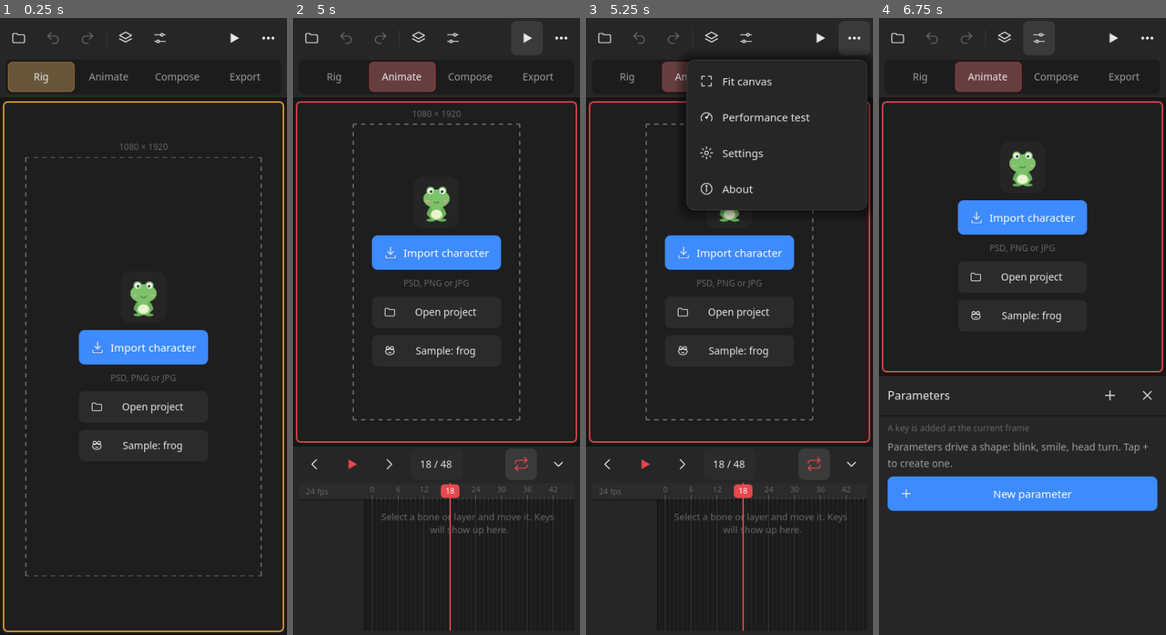
Above: before the commit, frames 1-4 (left to right).
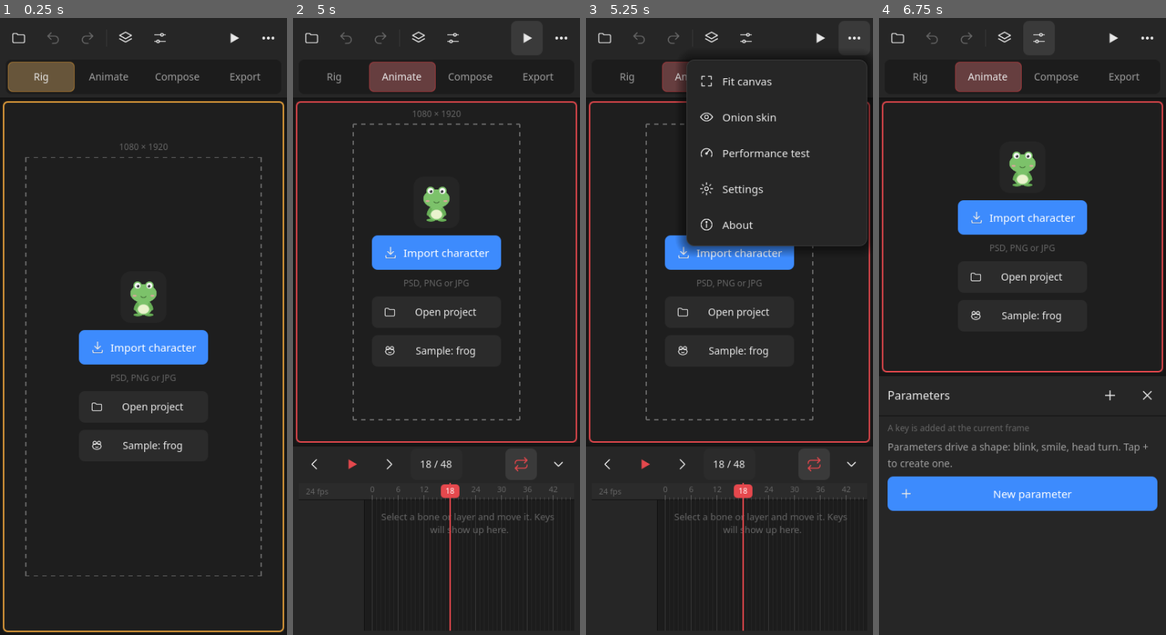
Above: after the commit, the same moments.

Repository: Anast00TT/Rigbit
Game: Godot game, scene res://ui/main.tscn
Two runs of this game, one before a commit and one after it. Both use one fixed random seed, a clock stepped at 60 frames per second and the inputs below.
Inputs (mouse positions are in pixels of both pictures, inside the frame that each line leads up to):
- Up to frame 1 (0.25 s): no input
- Up to frame 2 (5 s): click "Rig" at 0.5 s; click "Animate" at 1.25 s; click "Compose" at 2 s; click "Export" at 2.75 s; click (528, 36) at 3.5 s; click (528, 36) at 4.25 s
- Up to frame 3 (5.25 s): click (855, 36) at 5 s
- Up to frame 4 (6.75 s): click (1005, 36) at 5.75 s; click (1039, 36) at 6.5 s

Frames 1-2 are identical in both runs. In frame 3, 2.3% of the frame differs, in the area x 31-100%, y 15-39%; in frame 4, nothing differs.

Commit message:
Онион скин и меню по ширине текста
Онион скин в Анимации (меню «⋯»: выкл / ±1 / ±2 / ±3, хранится в
настройках): призраки соседних кадров плоским цветом по силуэту, прошлые
красноватые, будущие голубые, дальние прозрачнее; в цикле берутся кадры
с другого конца. Рисуются между фоном холста и слоями, пересчитываются
только при смене кадра или правке, при проигрывании скрыты.
Ядро: RbOnion (кадры и цвета), RbEvaluator.pose_at (кадр без следа в
документе), RbAnimation.capture/restore (вынесено из экспорта).
Меню теперь расширяются под самый длинный пункт вместо многоточия
(«Тест производительности» обрезался). Отладка: --onion=N.

Co-Authored-By: Claude Opus 5.5 <noreply@anthropic.com>
Claude-Session: https://claude.ai/code/session_01Q5XxLHAeosfnoV5qB2AkHw

Diff:
--- a/rigbit/app/settings.gd
+++ b/rigbit/app/settings.gd
@@ -8,6 +8,7 @@
 var theme := "dark"
 var hints := true
 var vibration := true
+var onion := 0  # онион скин: призраков в каждую сторону, 0 = выключен
 var last_project := ""
 var dismissed_hints: Array = []
 
@@ -22,6 +23,7 @@
 	theme = cfg.get_value("app", "theme", theme)
 	hints = cfg.get_value("app", "hints", hints)
 	vibration = cfg.get_value("app", "vibration", vibration)
+	onion = cfg.get_value("app", "onion", onion)
 	last_project = cfg.get_value("app", "last_project", last_project)
 	dismissed_hints = cfg.get_value("app", "dismissed_hints", [])
 
@@ -32,6 +34,7 @@
 	cfg.set_value("app", "theme", theme)
 	cfg.set_value("app", "hints", hints)
 	cfg.set_value("app", "vibration", vibration)
+	cfg.set_value("app", "onion", onion)
 	cfg.set_value("app", "last_project", last_project)
 	cfg.set_value("app", "dismissed_hints", dismissed_hints)
 	cfg.save(PATH)
--- a/rigbit/core/anim/animation.gd
+++ b/rigbit/core/anim/animation.gd
@@ -132,6 +132,56 @@
 				pin[String(p[2])] = v
 
 
+## Текущие значения свойств, которые apply_frame перезапишет: [[track, value], ...].
+## Чтобы вычислить другой кадр (экспорт, онион скин) и вернуть всё как было.
+func capture(doc: RbDocument) -> Array:
+	var out: Array = []
+	for key in tracks:
+		var p := parse(key)
+		match p[0]:
+			"bone":
+				var b := doc.rig.get_bone(p[1])
+				if b:
+					out.append([key, b.get_prop(p[2])])
+			"layer":
+				var l := doc.get_layer(p[1])
+				if l:
+					out.append([key, l.get_prop(p[2])])
+			"param":
+				var prm := doc.params.get_param(p[1])
+				if prm:
+					out.append([key, prm.value])
+			"pin":
+				var pin := doc.rig.find_pin(p[1])
+				if not pin.is_empty():
+					out.append([key, pin.get(String(p[2]))])
+	return out
+
+
+static func restore(doc: RbDocument, snap: Array) -> void:
+	for e in snap:
+		var key: String = e[0]
+		var v: Variant = e[1]
+		var p := parse(key)
+		match p[0]:
+			"bone":
+				var b := doc.rig.get_bone(p[1])
+				if b:
+					b.set_prop(p[2], v)
+			"layer":
+				var l := doc.get_layer(p[1])
+				if l:
+					l.set_prop(p[2], v)
+			"param":
+				var prm := doc.params.get_param(p[1])
+				if prm:
+					prm.value = float(v)
+			"pin":
+				var pin := doc.rig.find_pin(p[1])
+				if not pin.is_empty():
+					pin[String(p[2])] = v
+
+
 func has_tracks_for(kind: String, id: int) -> bool:
 	var prefix := "%s:%d:" % [kind, id]
 	for key in tracks:
--- /dev/null
+++ b/rigbit/core/anim/onion.gd
@@ -0,0 +1,38 @@
+class_name RbOnion
+extends RefCounted
+## Онион скин: какие кадры показать призраками и каким цветом. Отрисовка в render/onion_renderer.gd.
+## Прошлые кадры красноватые, будущие голубые (как в Moho), чем дальше от текущего, тем прозрачнее.
+## Призраки без эффектов композинга, только силуэт слоя плоским цветом.
+
+const MAX_N := 3
+const BEFORE := Color("#FF5A5F")
+const AFTER := Color("#3E9BFF")
+const ALPHA := 0.38  # ближайший призрак
+
+
+## Кадры призраков вокруг current: [[кадр, смещение]], смещение < 0 = прошлое. По n в каждую сторону.
+## loop: за краем диапазона берётся кадр с другого конца (зацикленная анимация). Текущий кадр
+## и повторы отбрасываются, ближние идут последними (рисуются поверх дальних).
+static func ghost_frames(current: int, count: int, n: int, loop := false) -> Array:
+	var out: Array = []
+	if count < 2 or n <= 0:
+		return out
+	var seen := {current: true}
+	for d in range(mini(n, MAX_N), 0, -1):
+		for s in [-1, 1]:
+			var f: int = current + d * s
+			if loop:
+				f = posmod(f, count)
+			elif f < 0 or f >= count:
+				continue
+			if seen.has(f):
+				continue
+			seen[f] = true
+			out.append([f, d * s])
+	return out
+
+
+static func tint(offset: int, n: int) -> Color:
+	var c := BEFORE if offset < 0 else AFTER
+	var k := 1.0 - float(absi(offset) - 1) / float(maxi(mini(n, MAX_N), 1))
+	return Color(c.r, c.g, c.b, ALPHA * k)
--- a/rigbit/core/evaluator.gd
+++ b/rigbit/core/evaluator.gd
@@ -103,6 +103,19 @@
 	return pose
 
 
+## Поза на другом кадре без следа в документе: значения дорожек и текущий кадр возвращаются как были.
+## Для экспорта и онион скина (у каждого свой вычислитель, чтобы не мешать кешам вьюпорта).
+func pose_at(doc: RbDocument, frame: int) -> Pose:
+	var snap := doc.anim.capture(doc)
+	var old_frame := doc.current_frame
+	doc.current_frame = frame
+	doc.anim.apply_frame(doc, frame)
+	var pose := evaluate(doc, frame, true)
+	RbAnimation.restore(doc, snap)
+	doc.current_frame = old_frame
+	return pose
+
+
 var _arap_cache := {}  # layer id -> [подпись, RbArap]
 var dynamics := RbDynamics.new()
 var _watched: RbDocument
--- a/rigbit/locale/strings.csv
+++ b/rigbit/locale/strings.csv
@@ -254,3 +254,7 @@
 FX_BRIGHT,Яркость,Brightness
 FX_CONTRAST,Контраст,Contrast
 HINT_FX,Выбери слой и включи эффект. Стрелку света тяни на холсте.,Pick a layer and turn an effect on. Drag the light arrow on the canvas.
+MENU_ONION,Онион скин,Onion skin
+MENU_ONION_ON,Онион скин: ±%d,Onion skin: ±%d
+ONION_OFF,Выключен,Off
+ONION_N,Призраки: ±%d,Ghosts: ±%d
--- a/rigbit/render/frame_renderer.gd
+++ b/rigbit/render/frame_renderer.gd
@@ -72,13 +72,7 @@
 		push_error("RbFrameRenderer: сначала setup()")
 		return null
 	_take_low_proc()
-	var snap := _snapshot()
-	var old_frame := doc.current_frame
-	doc.current_frame = frame
-	doc.anim.apply_frame(doc, frame)
-	var pose := _eval.evaluate(doc, frame, true)
-	_restore(snap)
-	doc.current_frame = old_frame
+	var pose := _eval.pose_at(doc, frame)
 	_ren.sync(doc, pose)
 	_vp.render_target_update_mode = SubViewport.UPDATE_ONCE
 	await RenderingServer.frame_post_draw
@@ -135,53 +129,3 @@
 		_saved_low_proc = OS.low_processor_usage_mode
 		_low_proc_taken = true
 	OS.low_processor_usage_mode = false  # иначе frame_post_draw может не прийти
-
-
-## Значения дорожек, которые apply_frame перезапишет: вернём их после вычисления,
-## чтобы экспорт не менял то, что видит пользователь (в т.ч. в режиме Риг).
-func _snapshot() -> Array:
-	var out: Array = []
-	for key in doc.anim.tracks:
-		var p := RbAnimation.parse(key)
-		match p[0]:
-			"bone":
-				var b := doc.rig.get_bone(p[1])
-				if b:
-					out.append([key, b.get_prop(p[2])])
-			"layer":
-				var l := doc.get_layer(p[1])
-				if l:
-					out.append([key, l.get_prop(p[2])])
-			"param":
-				var prm := doc.params.get_param(p[1])
-				if prm:
-					out.append([key, prm.value])
-			"pin":
-				var pin := doc.rig.find_pin(p[1])
-				if not pin.is_empty():
-					out.append([key, pin.get(String(p[2]))])
-	return out
-
-
-func _restore(snap: Array) -> void:
-	for e in snap:
-		var key: String = e[0]
-		var v: Variant = e[1]
-		var p := RbAnimation.parse(key)
-		match p[0]:
-			"bone":
-				var b := doc.rig.get_bone(p[1])
-				if b:
-					b.set_prop(p[2], v)
-			"layer":
-				var l := doc.get_layer(p[1])
-				if l:
-					l.set_prop(p[2], v)
-			"param":
-				var prm := doc.params.get_param(p[1])
-				if prm:
-					prm.value = float(v)
-			"pin":
-				var pin := doc.rig.find_pin(p[1])
-				if not pin.is_empty():
-					pin[String(p[2])] = v
--- /dev/null
+++ b/rigbit/render/onion.gdshader
@@ -0,0 +1,7 @@
+shader_type canvas_item;
+// Призрак онион скина: силуэт слоя плоским цветом, альфа = альфа текстуры * tint.a.
+uniform vec4 tint : source_color = vec4(1.0, 0.35, 0.37, 0.38);
+
+void fragment() {
+	COLOR = vec4(tint.rgb, texture(TEXTURE, UV).a * tint.a);
+}
--- /dev/null
+++ b/rigbit/render/onion_renderer.gd
@@ -0,0 +1,62 @@
+class_name RbOnionRenderer
+extends Node2D
+## Призраки онион скина. Узел живёт внутри RbRenderer первым ребёнком: рисуется поверх фона холста,
+## но под слоями текущего кадра. Меши берутся из поз соседних кадров (RbEvaluator.pose_at),
+## текстуры общие с основным рендерером, цвет и прозрачность из RbOnion.tint.
+
+const SHADER := preload("res://render/onion.gdshader")
+
+var _pool: Array[MeshInstance2D] = []
+var _sig: Array[int] = []
+var _mats := {}  # цвет html -> ShaderMaterial
+
+
+## ghosts: [[RbEvaluator.Pose, Color]], дальние первыми. textures: Callable(image_id) -> Texture2D.
+func show_ghosts(doc: RbDocument, ghosts: Array, textures: Callable) -> void:
+	var used := 0
+	for g in ghosts:
+		var pose: RbEvaluator.Pose = g[0]
+		var col: Color = g[1]
+		for id in pose.order:
+			var lp: RbEvaluator.LayerPose = pose.layers[id]
+			var l := doc.get_layer(id)
+			if l == null or not lp.visible or lp.opacity <= 0.01 or lp.vertices.is_empty():
+				continue
+			var n := _slot(used)
+			var sig := hash(lp.vertices) ^ hash(l.mesh_indices)
+			if _sig[used] != sig:
+				n.mesh = RbRenderer.build_mesh(lp.vertices, l.mesh_uvs, l.mesh_indices)
+				_sig[used] = sig
+			n.texture = textures.call(l.image_id)
+			n.transform = lp.world
+			n.material = _mat(Color(col.r, col.g, col.b, col.a * lp.opacity))
+			n.visible = true
+			used += 1
+	for i in range(used, _pool.size()):
+		_pool[i].visible = false
+
+
+func clear() -> void:
+	for n in _pool:
+		n.visible = false
+
+
+func _slot(i: int) -> MeshInstance2D:
+	while _pool.size() <= i:
+		var n := MeshInstance2D.new()
+		n.texture_filter = CanvasItem.TEXTURE_FILTER_LINEAR_WITH_MIPMAPS
+		add_child(n)
+		_pool.append(n)
+		_sig.append(-1)
+	return _pool[i]
+
+
+func _mat(c: Color) -> ShaderMaterial:
+	var key := c.to_html(true)
+	var m: ShaderMaterial = _mats.get(key)
+	if m == null:
+		m = ShaderMaterial.new()
+		m.shader = SHADER
+		m.set_shader_parameter("tint", c)
+		_mats[key] = m
+	return m
--- a/rigbit/render/renderer.gd
+++ b/rigbit/render/renderer.gd
@@ -8,12 +8,30 @@
 var _mesh_sig := {}  # layer id -> хеш вершин
 var _tex := {}  # image_id -> [Image, ImageTexture]
 var _blend_mats := {}
+## Призраки онион скина (только вьюпорт редактора): первым ребёнком, между фоном холста и слоями.
+var onion: RbOnionRenderer
+
+
+func enable_onion() -> RbOnionRenderer:
+	if onion == null:
+		onion = RbOnionRenderer.new()
+		add_child(onion)
+		move_child(onion, 0)
+	return onion
+
+
+func texture_for(image_id: String) -> Texture2D:
+	return _texture_for(image_id)
 
 
 func sync(d: RbDocument, pose: RbEvaluator.Pose) -> void:
 	doc = d
 	queue_redraw()
 	var alive := {}
+	var base := 0
+	if onion:
+		move_child(onion, 0)
+		base = 1
 	for i in pose.order.size():
 		var id: int = pose.order[i]
 		var l := doc.get_layer(id)
@@ -27,13 +45,13 @@
 		n.texture = _texture_for(l.image_id)
 		var sig := hash(lp.vertices) ^ hash(l.mesh_indices)
 		if _mesh_sig.get(id, -1) != sig:
-			n.mesh = _build_mesh(lp.vertices, l.mesh_uvs, l.mesh_indices)
+			n.mesh = build_mesh(lp.vertices, l.mesh_uvs, l.mesh_indices)
 			_mesh_sig[id] = sig
 		n.transform = lp.world
 		n.self_modulate = Color(1, 1, 1, lp.opacity)
 		n.visible = lp.visible
 		n.material = _fx_material(l, lp.world) if not l.effects.is_empty() else _blend_material(l.blend_mode)
-		move_child(n, i)
+		move_child(n, i + base)
 		alive[id] = true
 	for id in _nodes.keys():
 		if not alive.has(id):
@@ -46,6 +64,8 @@
 
 
 func clear() -> void:
+	if onion:
+		onion.clear()
 	for n in _nodes.values():
 		n.queue_free()
 	_nodes.clear()
@@ -66,7 +86,7 @@
 	return entry[1]
 
 
-func _build_mesh(v: PackedVector2Array, uv: PackedVector2Array, idx: PackedInt32Array) -> ArrayMesh:
+static func build_mesh(v: PackedVector2Array, uv: PackedVector2Array, idx: PackedInt32Array) -> ArrayMesh:
 	var arrays := []
 	arrays.resize(Mesh.ARRAY_MAX)
 	arrays[Mesh.ARRAY_VERTEX] = v
--- /dev/null
+++ b/rigbit/tests/test_onion.gd
@@ -0,0 +1,45 @@
+extends RefCounted
+
+var t  # раннер
+
+
+func test_ghost_frames() -> void:
+	var g := RbOnion.ghost_frames(5, 24, 2)
+	t.eq(g.size(), 4, "по два кадра в каждую сторону")
+	t.eq(g[g.size() - 1][1] * g[g.size() - 1][1], 1, "ближние в конце списка (поверх)")
+	var frames := g.map(func(e: Array) -> int: return e[0])
+	frames.sort()
+	t.eq(frames, [3, 4, 6, 7], "кадры вокруг текущего")
+	t.eq(RbOnion.ghost_frames(0, 24, 2).size(), 2, "у начала только будущие")
+	var wrap := RbOnion.ghost_frames(0, 24, 1, true).map(func(e: Array) -> int: return e[0])
+	wrap.sort()
+	t.eq(wrap, [1, 23], "в цикле прошлое берётся с конца")
+	t.eq(RbOnion.ghost_frames(0, 2, 3, true).size(), 1, "короткий цикл без повторов и без текущего")
+	t.eq(RbOnion.ghost_frames(3, 24, 0).size(), 0, "выключено")
+	t.eq(RbOnion.ghost_frames(10, 48, 9).size(), RbOnion.MAX_N * 2, "не больше потолка")
+
+
+func test_tint() -> void:
+	t.check(RbOnion.tint(-1, 2).r > RbOnion.tint(-1, 2).b, "прошлое красное")
+	t.check(RbOnion.tint(1, 2).b > RbOnion.tint(1, 2).r, "будущее голубое")
+	t.near(RbOnion.tint(1, 2).a, RbOnion.ALPHA, "ближний самый плотный")
+	t.check(RbOnion.tint(2, 2).a < RbOnion.tint(1, 2).a, "дальний прозрачнее")
+
+
+func test_pose_at_leaves_doc_untouched() -> void:
+	var doc := RbDocument.new()
+	var b := RbBone.new()
+	b.id = doc.new_id()
+	doc.rig.bones[b.id] = b
+	var tk := RbAnimation.track_key("bone", b.id, &"pose_angle")
+	doc.anim.set_key(tk, 0, 0.0, "linear")
+	doc.anim.set_key(tk, 10, 1.0, "linear")
+	doc.current_frame = 2
+	doc.anim.apply_frame(doc, 2)
+	b.pose_angle = 0.77  # правка ещё не в ключах
+	var ev := RbEvaluator.new()
+	var p := ev.pose_at(doc, 10)
+	var rot := (p.bones[b.id] as Transform2D).get_rotation()
+	t.near(rot, 1.0, "кадр 10 вычислен по ключам")
+	t.near(b.pose_angle, 0.77, "значение в кости вернулось")
+	t.eq(doc.current_frame, 2, "текущий кадр не сдвинулся")
--- a/rigbit/ui/main.gd
+++ b/rigbit/ui/main.gd
@@ -81,6 +81,9 @@
 var form_tools: RbFormTools
 var params_sheet: RbParamsSheet
 var pose_clip := {}  # скопированная поза: {bone_id: [angle, offset, scale]}
+var onion_eval := RbEvaluator.new()  # свой вычислитель для призраков, кеши вьюпорта не трогает
+var _onion_key := ""
+var _doc_rev := 0  # счётчик правок документа: призраки пересчитываются только после правки или смены кадра
 var bone_sheet: RbBoneSheet
 var fx_sheet: RbFxSheet
 var btn_params: Button
@@ -121,6 +124,8 @@
 	settings.load_cfg()
 	if _args.has("lang"):
 		settings.locale = _args["lang"]
+	if _args.has("onion"):  # --onion=N: призраки онион скина ±N кадров
+		settings.onion = int(_args["onion"])
 	TranslationServer.set_locale(settings.locale)
 	_setup_scale()
 	RbTheme.use_palette(_args.get("theme", settings.theme))
@@ -614,6 +619,7 @@
 	if what == &"params" and params_sheet.visible:
 		params_sheet.rebuild.call_deferred(doc)  # список, имена и диапазоны поменялись (значения ползунков идут через &"param_value")
 	_dirty = true
+	_doc_rev += 1
 	_stop_playback()  # воспроизведение документ не трогает, значит любое изменение это правка
 	if not _no_save:
 		save_timer.start()
@@ -632,11 +638,41 @@
 	# в Риге ползунки показываются, пока открыта их панель (предпросмотр формы)
 	pose = evaluator.evaluate(doc, 0, mode != 0 or params_sheet.visible)
 	view.renderer.sync(doc, pose)
+	_update_onion()
 	_update_selection()
 	_update_empty_state()
 	timeline.refresh()
 	if params_sheet.visible:
 		params_sheet.sync_values()
+
+
+## Онион скин: только в Анимации, не при проигрывании и не при правке формы.
+func _update_onion() -> void:
+	var n := settings.onion
+	if mode != 1 or n <= 0 or playing or form_tools.active or doc.frame_count < 2:
+		if view.renderer.onion:
+			view.renderer.onion.clear()
+		_onion_key = ""
+		return
+	var key := "%d|%d|%d|%d|%s" % [doc.current_frame, doc.frame_count, n, _doc_rev, loop_play]
+	if key == _onion_key:
+		return
+	_onion_key = key
+	var ghosts: Array = []
+	for g in RbOnion.ghost_frames(doc.current_frame, doc.frame_count, n, loop_play):
+		ghosts.append([onion_eval.pose_at(doc, g[0]), RbOnion.tint(g[1], n)])
+	view.renderer.enable_onion().show_ghosts(doc, ghosts, view.renderer.texture_for)
+
+
+func _onion_menu() -> void:
+	var items := []
+	for n in [0, 1, 2, 3]:
+		var label := tr("ONION_OFF") if n == 0 else tr("ONION_N") % n
+		items.append(["check" if settings.onion == n else "dot_empty", label, func() -> void:
+			settings.onion = n
+			settings.save_cfg()
+			_update_onion()])
+	_open_menu(btn_more, items)
 
 
 func _update_selection() -> void:
@@ -1420,6 +1456,7 @@
 	set_process(false)
 	OS.low_processor_usage_mode = true
 	_update_play_ui()
+	_update_onion()
 
 
 func _update_play_ui() -> void:
@@ -1849,8 +1886,6 @@
 		b.icon = RbIcons.tex(it[0])
 		b.text = it[1]
 		b.alignment = HORIZONTAL_ALIGNMENT_LEFT
-		b.clip_text = true
-		b.text_overrun_behavior = TextServer.OVERRUN_TRIM_ELLIPSIS
 		b.custom_minimum_size = Vector2(240, 48)
 		b.focus_mode = Control.FOCUS_NONE
 		var cb: Callable = it[2]
@@ -1859,6 +1894,12 @@
 			cb.call())
 		v.add_child(b)
 	var vs := get_viewport_rect().size
+	# меню шире 240 dp под самый длинный пункт, но не шире экрана (тогда уже многоточие)
+	if v.get_combined_minimum_size().x > vs.x - 40.0:
+		for b in v.get_children():
+			(b as Button).clip_text = true
+			(b as Button).text_overrun_behavior = TextServer.OVERRUN_TRIM_ELLIPSIS
+		v.custom_minimum_size.x = vs.x - 40.0
 	var full := v.get_combined_minimum_size().y + 12.0
 	if full > vs.y - 16.0:
 		var sc := ScrollContainer.new()
@@ -1891,8 +1932,11 @@
 
 
 func _menu_more() -> void:
-	_open_menu(btn_more, [
-		["fit", "MENU_FIT", view.fit_canvas],
+	var items := [["fit", "MENU_FIT", view.fit_canvas]]
+	if mode == 1:
+		items.append(["eye", tr("MENU_ONION") if settings.onion == 0 else tr("MENU_ONION_ON") % settings.onion, _onion_menu])
+	_open_menu(btn_more, items + [
+
 		["gauge", "MENU_BENCH", _run_bench],
 		["gear", "MENU_SETTINGS", _open_settings],
 		["info", "MENU_ABOUT", func() -> void: _dialog("ABOUT_TITLE", tr("ABOUT_TEXT") % VERSION)],
Not shown, added: rigbit/core/anim/onion.gd.uid
Not shown, added: rigbit/render/onion.gdshader.uid
Not shown, added: rigbit/render/onion_renderer.gd.uid
Not shown, added: rigbit/tests/test_onion.gd.uid
